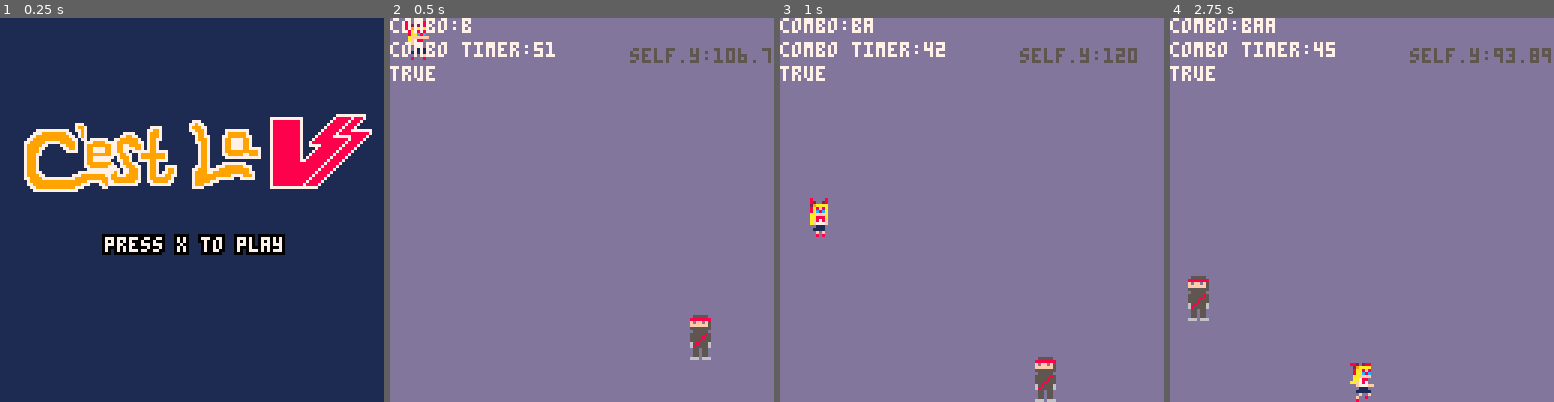
Above: before the commit, frames 1-4 (left to right).
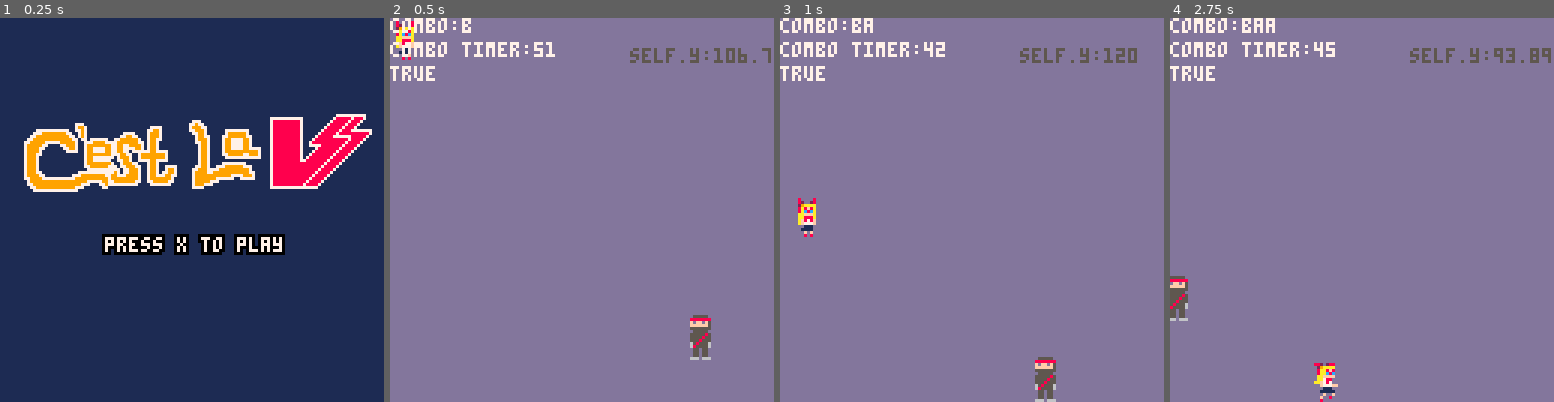
Above: after the commit, the same moments.

Repository: MarkNickerson/SailorV
Game: PICO-8 cartridge sailorv.p8
The game is run twice, just before and just after one commit, with the same random seed, the same clock (stepped at 60 frames per second) and the same inputs.
Inputs:
- Up to frame 1 (0.25 s): no input
- Up to frame 2 (0.5 s): tap X (X key) at 0.33 s
- Up to frame 3 (1 s): tap O (Z key) at 0.7 s
- Up to frame 4 (2.75 s): tap X (X key) at 1.07, 1.85 s; hold Right 1.6-2.1 s; tap O (Z key) at 1.7, 2.1, 2.5 s; hold Up 2.15-2.42 s; hold Right from 2.47 s (still down)

Frame 1 is identical in both runs. In frame 2, 0.4% of the frame differs, in the area x 1-11%, y 0-11%; in frame 3, 0.6%; in frame 4, 1.8%, in the area x 0-54%, y 67-100%.

Commit message:
alternate punches with one button so other is free

Diff:
--- a/sailorv.p8
+++ b/sailorv.p8
@@ -50,12 +50,23 @@
   end
 end
 
-function punch1()
-  actor.sprt = 4
-  actor.sprt += sprite_animator(0.2)
-  actor.tmr = 0
-  if actor.sprt>=7 then
-    actor.sprt = 4
+function punch()
+  if lastpunch == true then
+  	actor.sprt = 4
+  	actor.sprt += sprite_animator(0.2)
+  	actor.tmr = 0
+  	if actor.sprt>=7 then
+    	actor.sprt = 4
+  	end
+  	lastpunch = false
+  else
+  	actor.sprt = 5
+  	actor.sprt += sprite_animator(0.2)
+  	actor.tmr = 0
+  	if actor.sprt>=7 then
+    	actor.sprt = 5
+  	end
+  	lastpunch = true
   end
 
   if actor.flp == true then
@@ -64,19 +75,6 @@
   end
 end
 
-function punch2()
-  actor.sprt = 5
-  actor.sprt += sprite_animator(0.2)
-  actor.tmr = 0
-  if actor.sprt>=7 then
-    actor.sprt = 5
-  end
-
-  if actor.flp == true then
-  	player.x -= 4
-  else player.x += 4
-  end
-end
 
 function sprite_animator(x) -- this function receives the number of frames to animate by, increaments by the supplied amount and returns the value back calling user input function
 	local y = 0
@@ -122,7 +120,7 @@
 
 
   		if btn(4) then
-          punch1()
+          punch()
 
 					if #player.combo.attac == 4 then
 						player.combo = root.left
@@ -132,7 +130,7 @@
 				end
 
 				if btn(5) then
-										punch2()
+
 
 					if #player.combo.attac == 4 then
 						player.combo = root.right
@@ -472,20 +470,20 @@
 __gfx__
 00000000000000000000000000000000000000000000000000000000000000000000000000000000000000000000000000000000000000000000000000000000
 00000000000000000000000000000000000000000000000000000000000000000000000000000000000000000000000000000000000000000000000000000000
-00000000000000000000000000000000000208000000000000000000000000000000000000000000000000000000000000000000000000000000000000000000
-80000080882028808000008088202880002288008000008008000080080000800000000000000000000000000000000000000000000000000000000000000000
-88202880029aaaa088202880029aaaa000888aa08820288008200280082002800000000000000000000000000000000000000000000000000000000000000000
-829aaaa008aa8f80829aaaa008aa8f8002a88aa0829aaaa0029aaaa0029aaaa00000000000000000000000000000000000000000000000000000000000000000
-88aa8f8008aac8c088aa8f8008aac8c0008aafa088aa8f8008a8f8a008a8f8a00000000000000000000000000000000000000000000000000000000000000000
-08aac8c00aaffff008aac8c00aaffff000a7ffff08aac8c008ac8ca008af8fa00000000000000000000000000000000000000000000000000000000000000000
-0aaffff00aa788000aaffff00aa788000aa777000affffff0aafffa00aafffa00000000000000000000000000000000000000000000000000000000000000000
-0aa788a0aaf787000aa788a0aa7787000aa777000af788000aa888a00aa888a00000000000000000000000000000000000000000000000000000000000000000
-0af787a000f777ff0af787a000ff7700aa077600aaf787000af878f00af878f00000000000000000000000000000000000000000000000000000000000000000
-00f777000001110000f777f00001110000011100000777000af777f00af777f00000000000000000000000000000000000000000000000000000000000000000
-00011100001111100001110000111110001111000001111000011100000111000000000000000000000000000000000000000000000000000000000000000000
-00111100000f00f000111100000f0f00000ffff00011111000111100001111000000000000000000000000000000000000000000000000000000000000000000
-000ff00000f00800000f0f00008000f08ff000f0000f00f0000f0f00000f0f000000000000000000000000000000000000000000000000000000000000000000
-00088000008000000008080000000080080000880080008000080800000808000000000000000000000000000000000000000000000000000000000000000000
+00000000000000000000000000000000002080000000000000000000000000000000000000000000000000000000000000000000000000000000000000000000
+80000080882028808000008088202880022880008000008008000080080000800000000000000000000000000000000000000000000000000000000000000000
+88202880029aaaa088202880029aaaa00888aa008820288008200280082002800000000000000000000000000000000000000000000000000000000000000000
+829aaaa008aa8f80829aaaa008aa8f802a88aa00829aaaa0029aaaa0029aaaa00000000000000000000000000000000000000000000000000000000000000000
+88aa8f8008aac8c088aa8f8008aac8c008aafa0088aa8f8008a8f8a008a8f8a00000000000000000000000000000000000000000000000000000000000000000
+08aac8c00aaffff008aac8c00aaffff00a7fffff08aac8c008ac8ca008af8fa00000000000000000000000000000000000000000000000000000000000000000
+0aaffff00aa788000aaffff00aa788000a7770000affffff0aafffa00aafffa00000000000000000000000000000000000000000000000000000000000000000
+0aa788a0aaf787000aa788a0aa778700aa7770000af788000aa888a00aa888a00000000000000000000000000000000000000000000000000000000000000000
+0af787a000f777ff0af787a000ff7700a0776000aaf787000af878f00af878f00000000000000000000000000000000000000000000000000000000000000000
+00f777000001110000f777f00001110000111000000777000af777f00af777f00000000000000000000000000000000000000000000000000000000000000000
+00011100001111100001110000111110011110000001111000011100000111000000000000000000000000000000000000000000000000000000000000000000
+00111100000f00f000111100000f0f0000ffff000011111000111100001111000000000000000000000000000000000000000000000000000000000000000000
+000ff00000f00800000f0f00008000f08ff00f00000f00f0000f0f00000f0f000000000000000000000000000000000000000000000000000000000000000000
+00088000008000000008080000000080080008800080008000080800000808000000000000000000000000000000000000000000000000000000000000000000
 00000000000000001111111100000000000000000000000000000000000000000000000000000000000000000000000000000000000000000000000000000000
 00000000000000001000000100000000000000000000000000000000000000000000000000000000000000000000000000000000000000000000000000000000
 00000000000000001000000100000000000000000000000000000000000000000000000000000000000000000000000000000000000000000000000000000000
